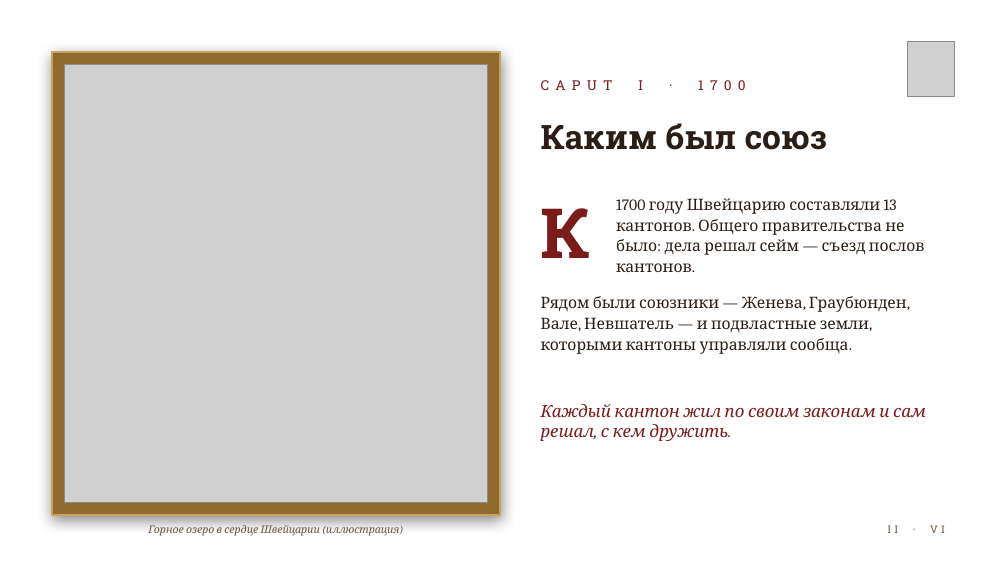
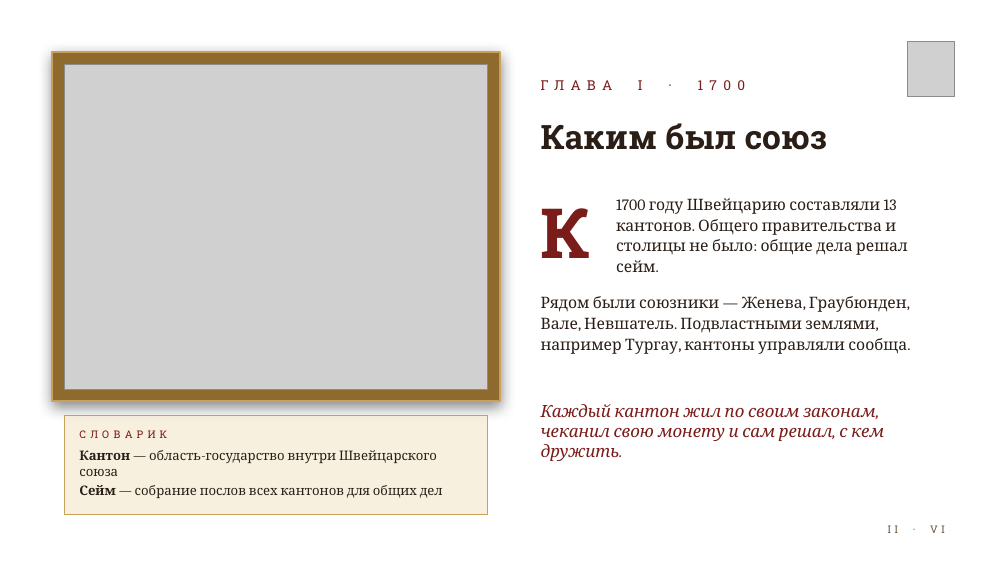
Before and after one commit to kir11evglen12-design/aromio, a slide deck: slide 2 of presentation/Helvetia.pptx. Drawn at 1008x567 pixels with LibreOffice and Linux fonts; fonts in the diff are those of the drawing; grey boxes stand for pictures; background and template pictures are left out. Boxes give left, top, right and bottom in pixels: in the first picture for what was removed or moved away, otherwise in the second. Text is boxed around its words. In the diff, an @@ line names an element or a change of style, - is before the commit and + after.

```diff
--- a/presentation/Helvetia.pptx
+++ b/presentation/Helvetia.pptx
@@ rectangle: place and size @@
-rectangle at bbox=[52, 52, 500, 515]
+rectangle at bbox=[52, 52, 500, 402]
@@ picture: place and size @@
-picture at bbox=[64, 64, 488, 503]
+picture at bbox=[64, 64, 488, 389]
@@ text at bbox=[638, 80, 643, 90]: text changed @@
-CAPUT I · 1700
+ГЛАВА I · 1700
@@ text at bbox=[616, 198, 908, 272]: text changed @@
-1700 году Швейцарию составляли 13 кантонов. Общего правительства не было: дела решал сейм — съезд послов кантонов.
+1700 году Швейцарию составляли 13 кантонов. Общего правительства и столицы не было: общие дела решал сейм.
@@ text at bbox=[541, 296, 907, 354]: text changed @@
-Рядом были союзники — Женева, Граубюнден, Вале, Невшатель — и подвластные земли, которыми кантоны управляли сообща.
+Рядом были союзники — Женева, Граубюнден, Вале, Невшатель. Подвластными землями, например Тургау, кантоны управляли сообща.
@@ rectangle added at bbox=[64, 416, 488, 514], fill #F3E8CF at 65% opacity, outline #C9A15A 0.75 pt @@
@@ text at bbox=[541, 404, 884, 461]: text changed @@
-Каждый кантон жил по своим законам и сам решал, с кем дружить.
+Каждый кантон жил по своим законам, чеканил свою монету и сам решал, с кем дружить.
@@ text added at bbox=[79, 430, 167, 438], 10 pt, text #7A1C1A @@
+СЛОВАРИК
@@ text added at bbox=[79, 450, 443, 498], 12.5 pt, text #2A1E16 @@
+Кантон — область-государство внутри Швейцарского союза
+Сейм — собрание послов всех кантонов для общих дел
@@ text removed at bbox=[148, 525, 400, 536] @@
-Горное озеро в сердце Швейцарии (иллюстрация)
```
Also in this commit, not shown: 5 other slides changed, 1 other file.
